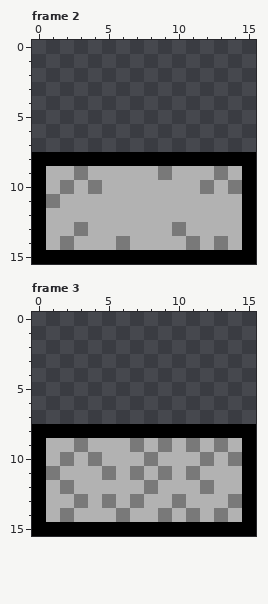
File history of a pixel-art file, Assets/Sprites/ASE/tough-brick.ase. The picture above is the old version.
16x16 pixels, 8 frames. Shown: frame 2, frame 3. The commit also changed other frames, which this record leaves out.
After:
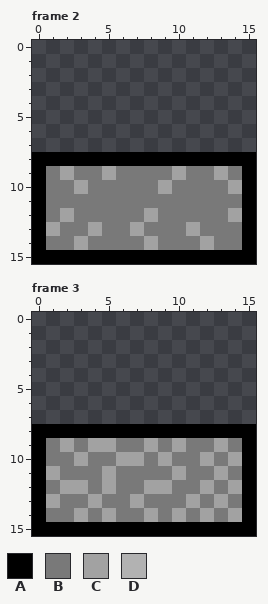
Palette (. is transparent): A #000000  B #797979  C #a2a2a2  D #b2b2b2
Edits made:
Frame 2:
The edit turns colour D into colour B in row 9 at x 1, 4, 6 to 8, 11 to 12 and 14; in row 10 at x 1, 5 to 8, 10 to 11 and 13; in row 11 at x 2 to 14; in row 12 at x 1, 3 to 7 and 9 to 13; in row 13 at x 2, 5 to 6, 8 to 9 and 12 to 14; in row 14 at x 1, 4 to 5, 7, 9 to 10 and 14.
The edit turns colour B into colour C in row 9 at x 13; in row 10 at x 14.
The edit turns colour D into colour C in row 9 at x 2, 5 and 10; in row 10 at x 3 and 9; in row 12 at x 2, 8 and 14; in row 13 at x 1, 4, 7 and 11; in row 14 at x 3, 8 and 12.
Frame 3:
The edit turns colour D into colour B in row 9 at x 1, 6, 12 and 14; in row 10 at x 1, 5, 10 to 11 and 13; in row 11 at x 2 to 4, 6, 8, 12 and 14; in row 12 at x 1, 4, 6 to 7, 10 to 11 and 13; in row 13 at x 2, 6, 8 to 9 and 12; in row 14 at x 1, 4 and 7.
The edit turns colour B into colour C in row 9 at x 13; in row 10 at x 12 and 14; in row 11 at x 1 and 5; in row 12 at x 2, 8 and 12; in row 13 at x 7.
The edit turns colour D into colour C in row 9 at x 2, 4 to 5, 8 and 10; in row 10 at x 3, 6 to 7 and 9; in row 11 at x 10 and 13; in row 12 at x 3, 5, 9 and 14; in row 13 at x 1, 4, 11 and 13; in row 14 at x 3, 5, 8, 10, 12 and 14.
